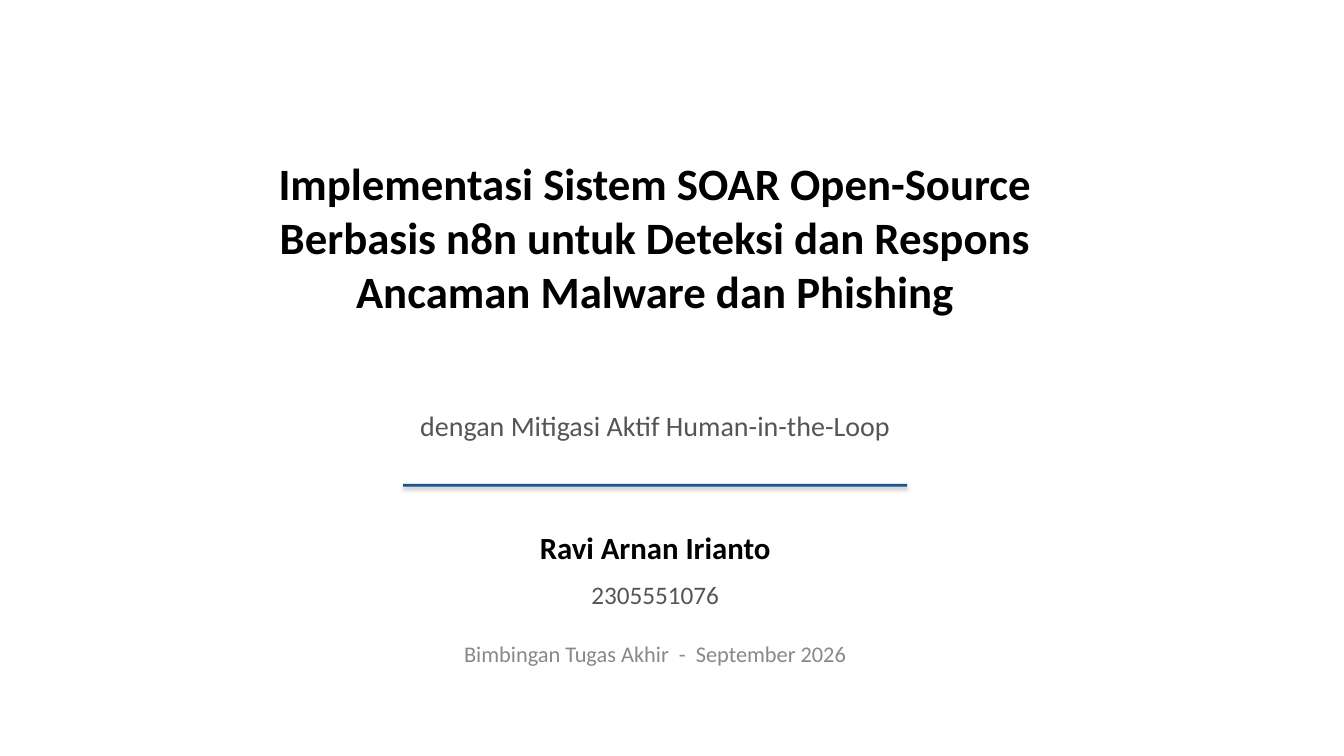
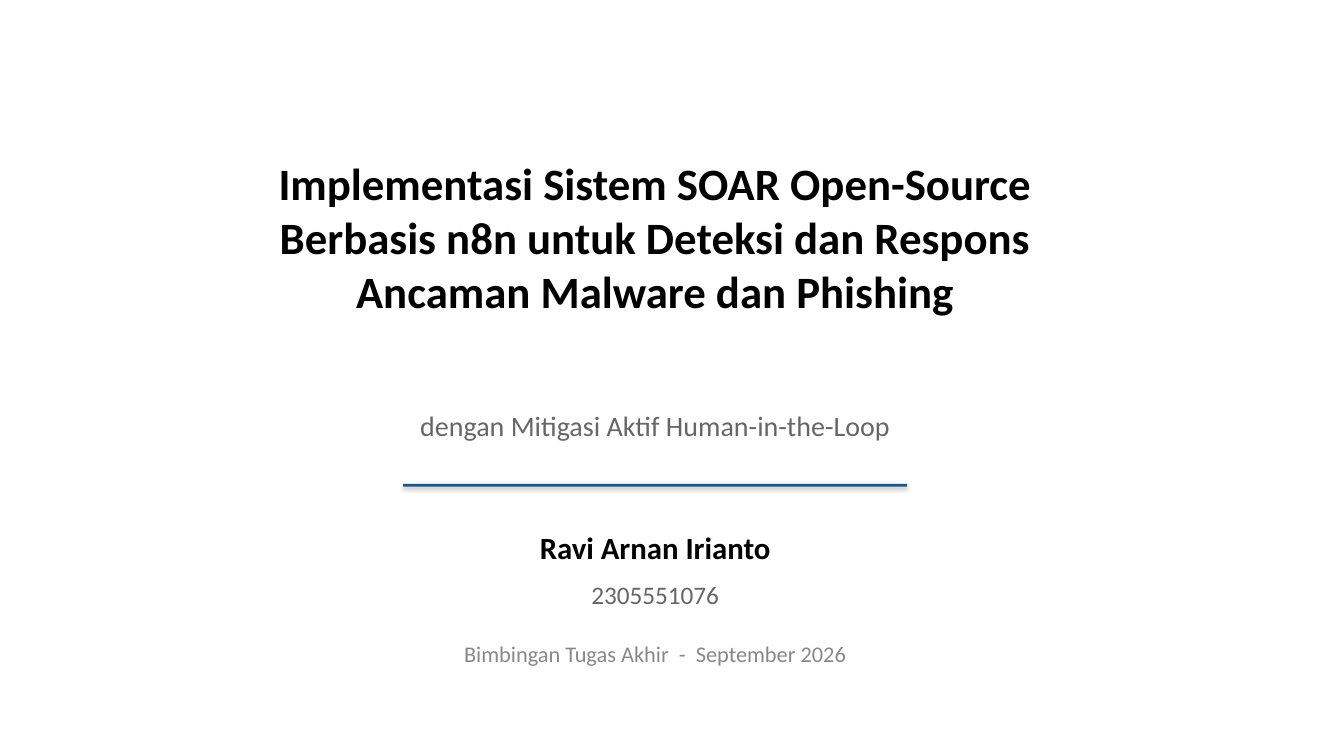
Before and after one commit to ravi-arnan/soar-project, a slide deck: slide 1 of docs/BIMBINGAN-TA-SOAR.pptx. Drawn at 1344x756 pixels with LibreOffice and Linux fonts; fonts in the diff are those of the drawing. Boxes give left, top, right and bottom in pixels: in the first picture for what was removed or moved away, otherwise in the second. Text is boxed around its words. In the diff, an @@ line names an element or a change of style, - is before the commit and + after.

```diff
--- a/docs/BIMBINGAN-TA-SOAR.pptx
+++ b/docs/BIMBINGAN-TA-SOAR.pptx
@@ text "dengan Mitigasi Aktif Human-in-the-Loop" at [420,416,890,441]: text colour #555555 to #666666 @@
@@ text "2305551076" at [591,587,719,604]: text colour #555555 to #666666 @@
```
Also in this commit, not shown: 5 other slides changed, 2 slides added, 1 slide removed, 1 other file.
